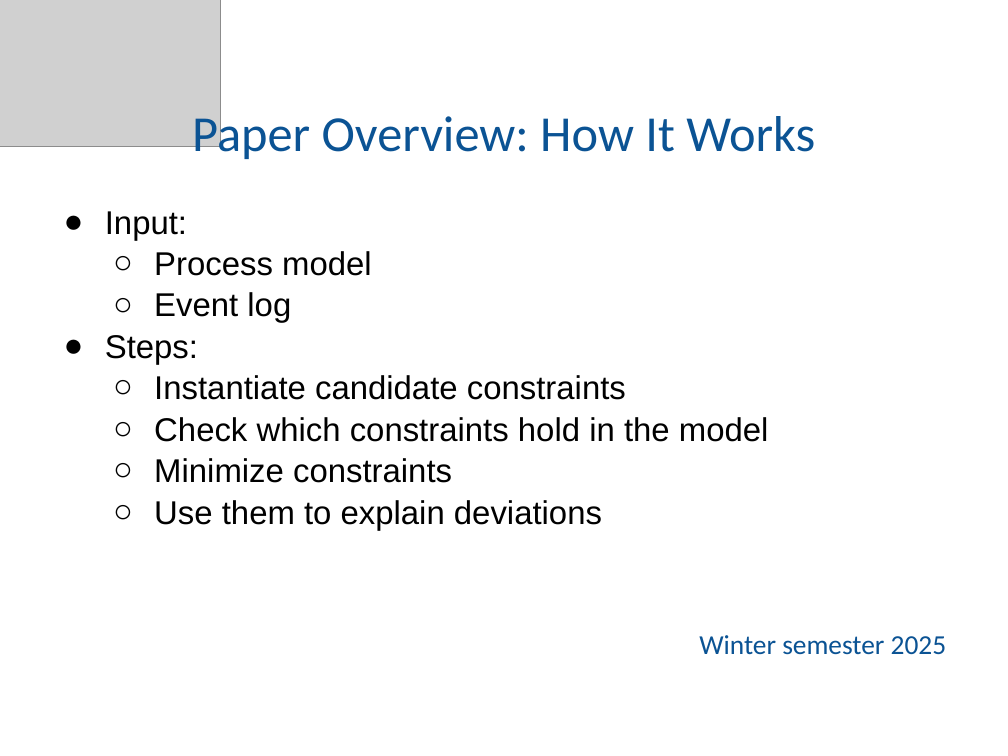
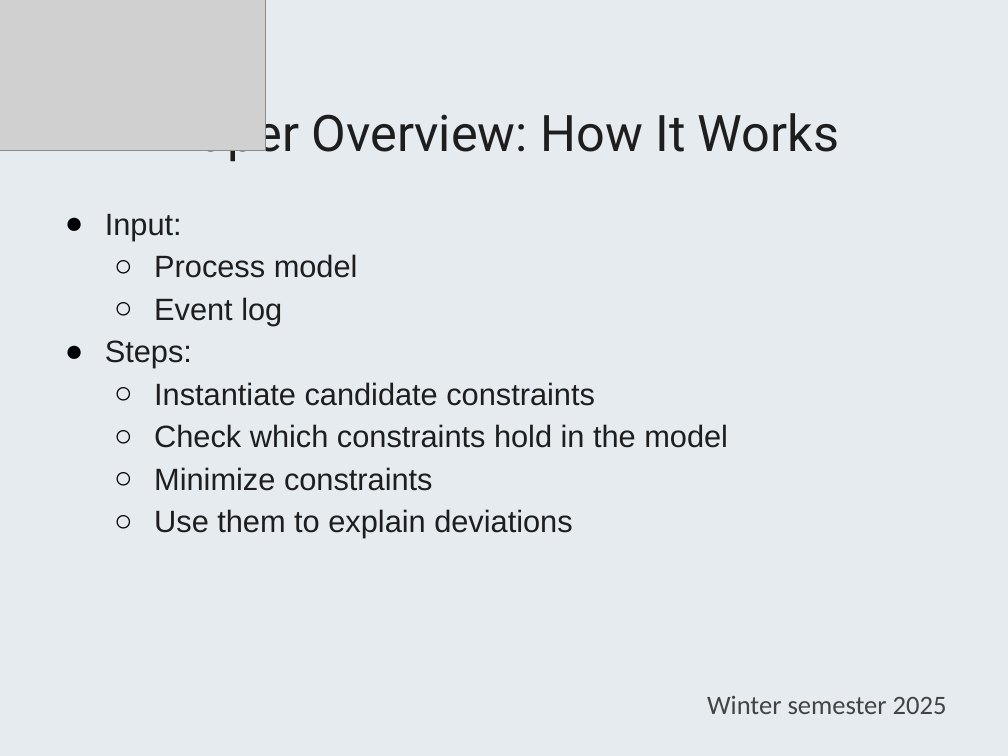
Before and after one commit to knikzad/process-mining-conformance-diagnostics-replication, a slide deck: slide 4 of presentation/Replication_Presentation.pptx. Drawn at 1008x756 pixels with LibreOffice and Linux fonts; fonts in the diff are those of the drawing; grey boxes stand for pictures. Boxes give left, top, right and bottom in pixels: in the first picture for what was removed or moved away, otherwise in the second. Text is boxed around its words. In the diff, an @@ line names an element or a change of style, - is before the commit and + after.

Commit message:
update presentation with redesigned theme

```diff
--- a/presentation/Replication_Presentation.pptx
+++ b/presentation/Replication_Presentation.pptx
@@ background #FFFFFF to #E6EBF0 @@
@@ picture: place and size @@
-picture at [0,0,221,146]
+picture at [0,0,265,150]
@@ title "Paper Overview: How It Works" at [168,105,839,161]: font Calibri to Roboto, text colour #0B5394 to #1E1E1E @@
@@ text "Input:" at [105,214,947,714]: size 23.5 to 22 pt, text colour #000000 to #1E1E1E in "Input:", "Process model", "Event log", "Steps:" and 4 more places; size 19.6 to 19 pt, text colour #0B5394 to #434343 in "Winter semester 2025"; indent changed; line spacing 1.05 to 1.15; less space between paragraphs; line spacing 0.9 to 0.8 @@
```
Also in this commit, not shown: 13 other slides changed, 1 slide added, 1 other file.
